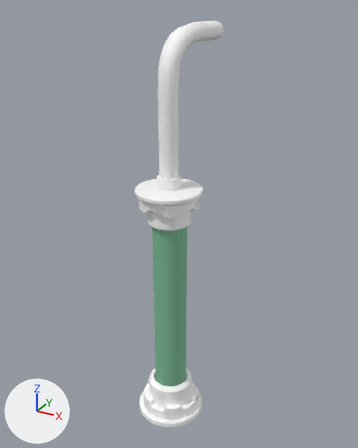
The FBX model Assets/Models/!Props/ScienceNew/Tube_Small.fbx: old version first, new version second.
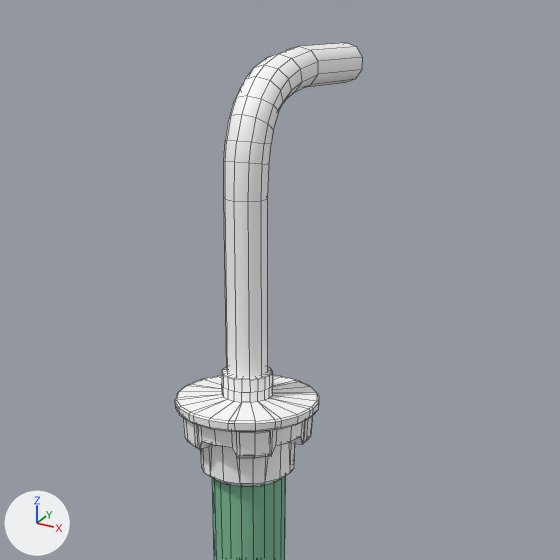
Each version is shown whole from a 50 mm camera at (4.69, -8.11, 8.88) aimed at (-0.13, 0.65, 4.5), then close up on the part from 14% to 89% of the width and 0% to 59% of the height. Lighting does not change. The marker at lower left points along +X, +Y and +Z. The close-ups show mesh edges as thin lines. Where no turn or scale is listed for an object, it has been applied to the vertices.

Before the edit, the objects in view are built like this:
```python
me_mesh = bpy.data.meshes.new('Mesh')
me_mesh.from_pydata(...)  # 1071 vertices, 1030 faces; spans x -0.76..0.76, y -0.77..2.0, z 0.0..8.61
# faces by material slot: [870, 140, 20]
me_mesh.materials.append(mat_tubetrim)  # its picture is missing
me_mesh.materials.append(mat_tubes)  # its picture is missing
me_mesh.materials.append(mat_glass)  # green #7dbc96
ob_tube_small = bpy.data.objects.new('Tube_Small', me_mesh)
ob_tube_small.location = (0.0, 0.0, 0.0)
```
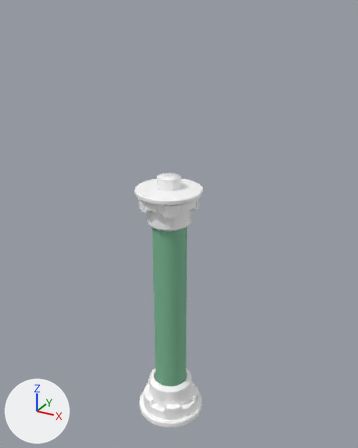
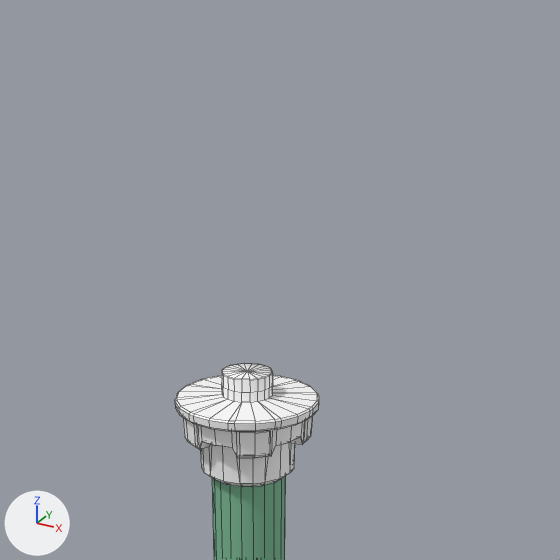
Pixel boxes (x1, y1, x2, y2) of what changed, in the close-ups (560 x 560 px; the box of a moved part takes in the faces that stretch with it):
'Tube_Small', reshaped: before (175, 43, 362, 560); after (175, 363, 319, 560)
part 1 of me_mesh, deleted: before (224, 43, 362, 378)
part 2 of me_mesh, moved or reshaped: before (222, 367, 272, 379); after (222, 363, 272, 379)

Patch to the scene script:
```diff
--- a/Assets/Models/!Props/ScienceNew/Tube_Small.fbx.py
+++ b/Assets/Models/!Props/ScienceNew/Tube_Small.fbx.py
@@ me_mesh @@
 # used by ob_tube_small; location = (0.0, 0.0, 0.0)
-me_mesh.from_pydata(...)  # 1071 vertices, 1030 faces; spans x -0.76..0.76, y -0.77..2.0, z 0.0..8.61
+me_mesh.from_pydata(...)  # 961 vertices, 930 faces; spans x -0.76..0.76, y -0.77..0.77, z 0.0..5.8
+# me_mesh part 1: the loose piece of 110 vertices spanning x -0.2..0.2, y -0.2..2.0, z 5.63..8.61 is deleted
+# me_mesh part 2
+# 20 vertices move from x -0.17..0.17, y -0.17..0.17, z 5.8 to x 0.0, y 0.0, z 5.8
 me_mesh.materials.append(mat_tubetrim)
```
